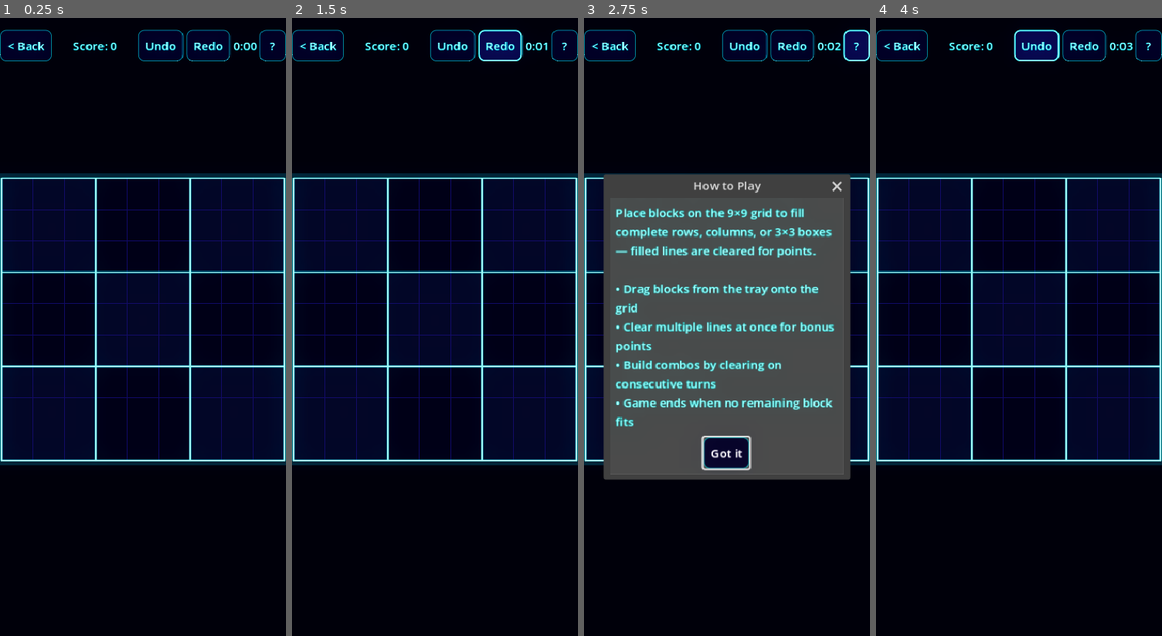
Above: before the commit, frames 1-4 (left to right).
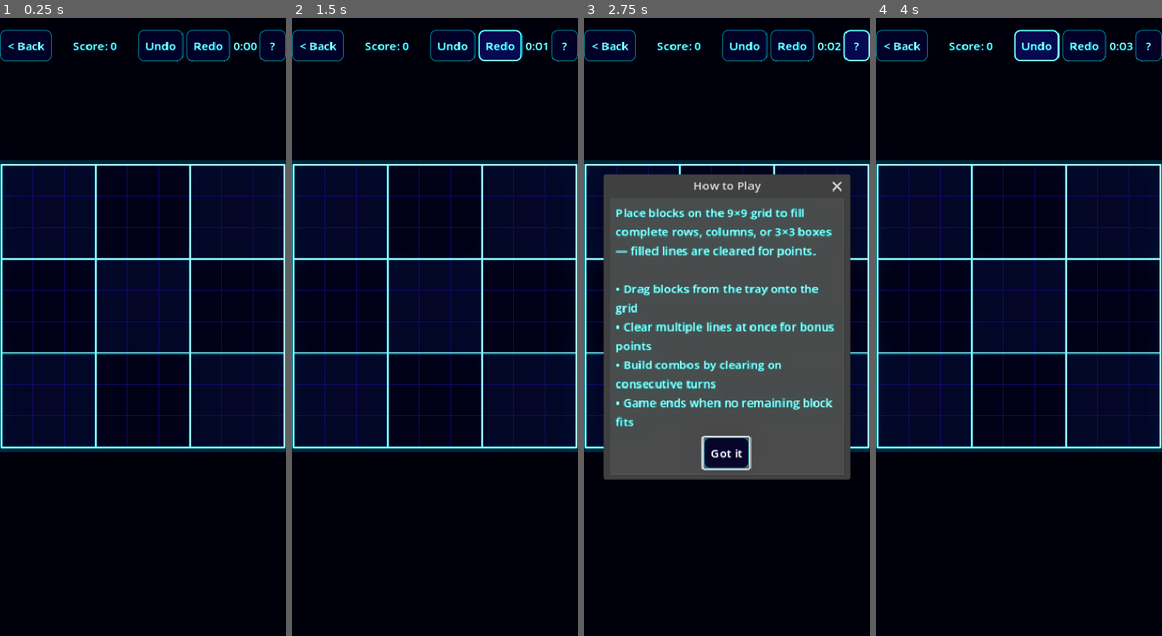
Above: after the commit, the same moments.

Repository: mchambers-mojang/sweet-vinegar-games
Game: Godot game, scene res://scenes/blockudoku_game.tscn
Two runs of this game, one before a commit and one after it. Both use one fixed random seed, a clock stepped at 60 frames per second and the inputs below. This scene is started directly instead of the project's main scene.
Inputs:
- Up to frame 1 (0.25 s): no input
- Up to frame 2 (1.5 s): click "Undo" at 0.5 s; click "Redo" at 1.25 s
- Up to frame 3 (2.75 s): click "?" at 2 s
- Up to frame 4 (4 s): click "Got it" at 2.75 s; click "Undo" at 3.5 s

The runs differ from the first frame. In frame 1, 8.8% of the frame differs, in the area x 0-100%, y 23-73%; in frame 2, 8.8%; in frame 3, 2.9%; in frame 4, 8.8%.

Commit message:
fix: Board resizing when tray changes - use fixed tray height in scene
- Set BlockTray custom_minimum_size to fixed 116px in scene file
- Removed dynamic tray height calculation that was causing layout shifts
- Board no longer resizes when pieces are placed/dealt

Co-authored-by: Copilot <223556219+Copilot@users.noreply.github.com>

Diff:
--- a/scenes/blockudoku_game.tscn
+++ b/scenes/blockudoku_game.tscn
@@ -66,6 +66,6 @@
 [node name="BlockTray" type="HBoxContainer" parent="MarginContainer/VBoxContainer/BoardArea"]
 unique_name_in_owner = true
 layout_mode = 2
-custom_minimum_size = Vector2(0, 80)
+custom_minimum_size = Vector2(0, 116)
 alignment = 1
 theme_override_constants/separation = 24
--- a/scripts/blockudoku/blockudoku_game_screen.gd
+++ b/scripts/blockudoku/blockudoku_game_screen.gd
@@ -170,10 +170,8 @@
 		child.queue_free()
 	_tray_panels.clear()
 
-	# Fixed tray height based on tallest possible piece (5 cells)
 	var cell_px := 20.0
-	var tray_height := 5 * cell_px + 16
-	block_tray.custom_minimum_size.y = tray_height
+	var tray_height := block_tray.custom_minimum_size.y
 
 	for i in available_blocks.size():
 		var panel := _create_block_panel(i, tray_height)
